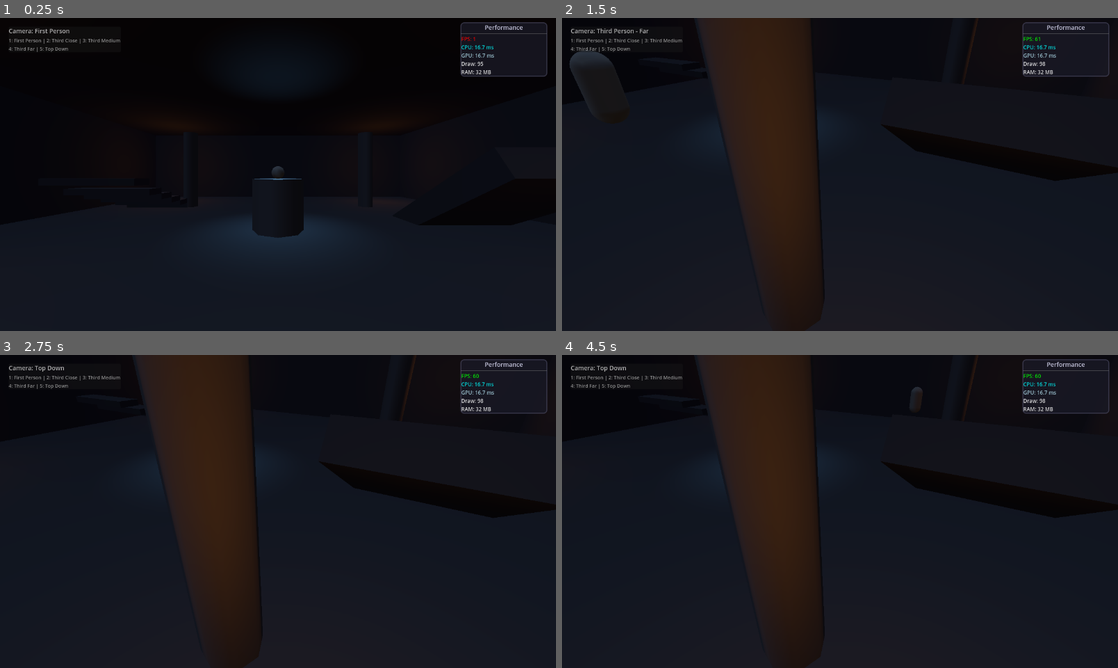
Above: before the commit, frames 1-4 (two rows, left to right).
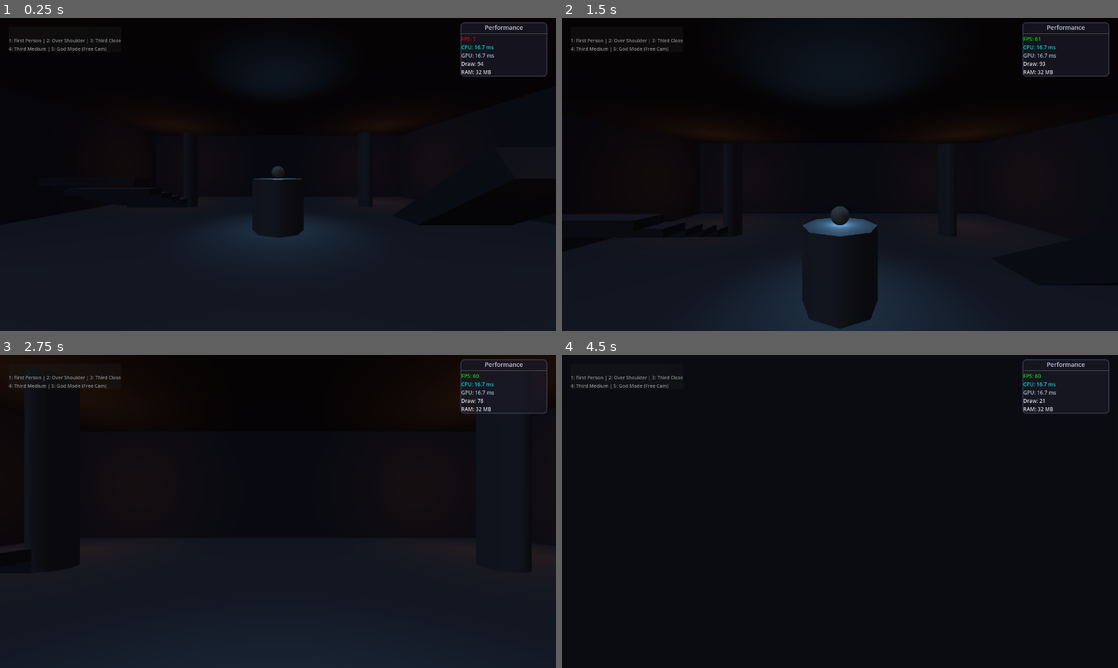
Above: after the commit, the same moments.

Repository: alanops/brackeys-gamejam-2025
Game: Godot game, scene res://src/scenes/DungeonRoomFixed.tscn
Two runs of this game, one before a commit and one after it. Both use one fixed random seed, a clock stepped at 60 frames per second and the inputs below.
Inputs (mouse positions are in pixels of both pictures, inside the frame that each line leads up to):
- Up to frame 1 (0.25 s): no input
- Up to frame 2 (1.5 s): move the mouse to (867, 174) at 0.52 s; hold 2 (camera_third_close) 0.53-1.28 s; hold W (move_forward) from 0.53 s (still down); tap Space (jump) at 0.77, 1.07 s; tap 4 (camera_third_far) at 0.8, 1.35 s; move the mouse to (812, 174) at 1.27 s
- Up to frame 3 (2.75 s): keep holding W (move_forward); tap Space (jump) at 1.52, 1.82 s; tap 3 (camera_third_medium) at 1.55 s; move the mouse to (289, 505) at 2.02 s; hold 3 (camera_third_medium) from 2.03 s (still down); tap 5 (camera_top_down) at 2.3 s
- Up to frame 4 (4.5 s): keep holding W (move_forward); move the mouse to (834, 517) at 2.77 s; release 3 (camera_third_medium) at 2.78 s; tap 5 (camera_top_down) at 2.85 s; tap Space (jump) at 3.02, 3.32, 3.77, 3.8, 4.07, 4.35 s; tap Shift (sprint) at 3.05 s; move the mouse to (878, 514) at 3.52 s; hold Shift (sprint) 3.53-4.28 s; move the mouse to (795, 508) at 4.27 s

The runs differ from the first frame. In frame 1, 0.3% of the frame differs, in the area x 1-87%, y 3-16%; in frame 2, 18%, in the area x 1-100%, y 0-100%; in frame 3, 14%; in frame 4, 14%.
Error after the commit: Parse Error: Cannot find member "THIRD_PERSON_TOP_DOWN" in base "CameraController.gd.CameraMode". (res://src/scripts/CameraController.gd:270)

Commit message:
Add over-the-shoulder camera and god mode free camera
- Added OVER_THE_SHOULDER camera mode with closer, offset positioning
- Added GOD_MODE free flying camera with WASD movement and mouse look
- Repositioned camera modes: 1=First Person, 2=Over Shoulder, 3=Close, 4=Medium, 5=God Mode
- God mode camera supports sprint for faster movement and full 6DOF control
- Updated camera overlay help text to reflect new modes
- Enhanced mouse look handling for different camera types

Perfect for debugging levels and cinematic shots\!

Diff:
--- a/src/scripts/CameraController.gd
+++ b/src/scripts/CameraController.gd
@@ -4,10 +4,11 @@
 
 enum CameraMode {
 	FIRST_PERSON,
+	OVER_THE_SHOULDER,
 	THIRD_PERSON_CLOSE,
 	THIRD_PERSON_MEDIUM,
 	THIRD_PERSON_FAR,
-	THIRD_PERSON_TOP_DOWN
+	GOD_MODE
 }
 
 @export var camera_mode: CameraMode = CameraMode.FIRST_PERSON
@@ -21,6 +22,7 @@
 var player: CharacterBody3D
 var first_person_camera: Camera3D
 var third_person_camera: Camera3D
+var god_mode_camera: Camera3D
 var camera_pivot: Node3D
 var camera_arm: Node3D
 
@@ -38,32 +40,36 @@
 
 # Third person camera settings with improved tracking
 var third_person_distances = {
+	CameraMode.OVER_THE_SHOULDER: 2.2,
 	CameraMode.THIRD_PERSON_CLOSE: 3.0,
 	CameraMode.THIRD_PERSON_MEDIUM: 5.5,
 	CameraMode.THIRD_PERSON_FAR: 8.5,
-	CameraMode.THIRD_PERSON_TOP_DOWN: 10.0
+	CameraMode.GOD_MODE: 0.0  # Not used in god mode
 }
 
 var third_person_heights = {
+	CameraMode.OVER_THE_SHOULDER: 1.4,
 	CameraMode.THIRD_PERSON_CLOSE: 1.8,
 	CameraMode.THIRD_PERSON_MEDIUM: 2.2,
 	CameraMode.THIRD_PERSON_FAR: 2.8,
-	CameraMode.THIRD_PERSON_TOP_DOWN: 12.0
+	CameraMode.GOD_MODE: 0.0  # Not used in god mode
 }
 
 var third_person_angles = {
+	CameraMode.OVER_THE_SHOULDER: -5.0,
 	CameraMode.THIRD_PERSON_CLOSE: -8.0,
 	CameraMode.THIRD_PERSON_MEDIUM: -12.0,
 	CameraMode.THIRD_PERSON_FAR: -18.0,
-	CameraMode.THIRD_PERSON_TOP_DOWN: -75.0
+	CameraMode.GOD_MODE: 0.0  # Not used in god mode
 }
 
 # Camera behavior settings per mode
 var tracking_settings = {
+	CameraMode.OVER_THE_SHOULDER: {"speed": 18.0, "offset": Vector3(1.2, 0, 0)},
 	CameraMode.THIRD_PERSON_CLOSE: {"speed": 15.0, "offset": Vector3(0.5, 0, 0)},
 	CameraMode.THIRD_PERSON_MEDIUM: {"speed": 12.0, "offset": Vector3(0.8, 0, 0)},
 	CameraMode.THIRD_PERSON_FAR: {"speed": 10.0, "offset": Vector3(1.2, 0, 0)},
-	CameraMode.THIRD_PERSON_TOP_DOWN: {"speed": 8.0, "offset": Vector3(0, 0, 0)}
+	CameraMode.GOD_MODE: {"speed": 20.0, "offset": Vector3(0, 0, 0)}
 }
 
 var target_position: Vector3
@@ -92,6 +98,13 @@
 	third_person_camera.fov = 75.0
 	camera_arm.add_child(third_person_camera)
 
+	# Create god mode camera
+	god_mode_camera = Camera3D.new()
+	god_mode_camera.name = "GodModeCamera"
+	god_mode_camera.fov = 75.0
+	player.add_child(god_mode_camera)
+	god_mode_camera.position = Vector3(0, 5, 5)
+
 	# Initialize camera positions
 	update_camera_mode()
 
@@ -103,40 +116,50 @@
 		print("Switching to first person camera")
 		set_camera_mode(CameraMode.FIRST_PERSON)
 	elif event.is_action_pressed("camera_third_close"):
+		print("Switching to over the shoulder camera")
+		set_camera_mode(CameraMode.OVER_THE_SHOULDER)
+	elif event.is_action_pressed("camera_third_medium"):
 		print("Switching to third person close camera")
 		set_camera_mode(CameraMode.THIRD_PERSON_CLOSE)
-	elif event.is_action_pressed("camera_third_medium"):
+	elif event.is_action_pressed("camera_third_far"):
 		print("Switching to third person medium camera")
 		set_camera_mode(CameraMode.THIRD_PERSON_MEDIUM)
-	elif event.is_action_pressed("camera_third_far"):
-		print("Switching to third person far camera")
-		set_camera_mode(CameraMode.THIRD_PERSON_FAR)
 	elif event.is_action_pressed("camera_top_down"):
-		print("Switching to top down camera")
-		set_camera_mode(CameraMode.THIRD_PERSON_TOP_DOWN)
-
-	# Handle mouse look for third person with idle detection
-	if camera_mode != CameraMode.FIRST_PERSON and event is InputEventMouseMotion and Input.get_mouse_mode() == Input.MOUSE_MODE_CAPTURED:
+		print("Switching to god mode camera")
+		set_camera_mode(CameraMode.GOD_MODE)
+
+	# Handle mouse look for different camera modes
+	if event is InputEventMouseMotion and Input.get_mouse_mode() == Input.MOUSE_MODE_CAPTURED:
 		var mouse_delta = event.relative * mouse_sensitivity
 
-		# Reset idle timer on mouse movement
-		idle_timer = 0.0
-
-		# Rotate the pivot horizontally (Y axis)
-		camera_pivot.rotate_y(-mouse_delta.x)
-
-		# Rotate the camera vertically with better limits per mode
-		var pitch_limit = 60.0
-		if camera_mode == CameraMode.THIRD_PERSON_TOP_DOWN:
-			pitch_limit = 30.0  # More restricted for top-down
-
-		var current_x_rot = camera_arm.rotation.x
-		var new_x_rot = current_x_rot + (-mouse_delta.y)
-		new_x_rot = clamp(new_x_rot, deg_to_rad(-pitch_limit), deg_to_rad(pitch_limit))
-		camera_arm.rotation.x = new_x_rot
+		if camera_mode == CameraMode.GOD_MODE:
+			# God mode: rotate camera directly
+			god_mode_camera.rotate_y(-mouse_delta.x)
+			god_mode_camera.rotate_object_local(Vector3(1, 0, 0), -mouse_delta.y)
+			# Clamp pitch for god mode
+			var euler = god_mode_camera.rotation
+			euler.x = clamp(euler.x, -PI/2, PI/2)
+			god_mode_camera.rotation = euler
+		elif camera_mode != CameraMode.FIRST_PERSON:
+			# Third person modes
+			# Reset idle timer on mouse movement
+			idle_timer = 0.0
+
+			# Rotate the pivot horizontally (Y axis)
+			camera_pivot.rotate_y(-mouse_delta.x)
+
+			# Rotate the camera vertically with better limits per mode
+			var pitch_limit = 60.0
+
+			var current_x_rot = camera_arm.rotation.x
+			var new_x_rot = current_x_rot + (-mouse_delta.y)
+			new_x_rot = clamp(new_x_rot, deg_to_rad(-pitch_limit), deg_to_rad(pitch_limit))
+			camera_arm.rotation.x = new_x_rot
 
 func _process(delta):
-	if camera_mode != CameraMode.FIRST_PERSON:
+	if camera_mode == CameraMode.GOD_MODE:
+		update_god_mode_camera(delta)
+	elif camera_mode != CameraMode.FIRST_PERSON:
 		update_third_person_camera(delta)
 		update_camera_tracking(delta)
 		update_auto_rotation(delta)
@@ -152,13 +175,23 @@
 			print("Setting first person camera active")
 			first_person_camera.current = true
 			third_person_camera.current = false
+			god_mode_camera.current = false
 			# Hide player mesh in first person if visible
 			if player.has_node("MeshInstance3D"):
 				player.get_node("MeshInstance3D").visible = false
+		CameraMode.GOD_MODE:
+			print("Setting god mode camera active")
+			first_person_camera.current = false
+			third_person_camera.current = false
+			god_mode_camera.current = true
+			# Show player mesh in god mode
+			if player.has_node("MeshInstance3D"):
+				player.get_node("MeshInstance3D").visible = true
 		_:
 			print("Setting third person camera active")
 			first_person_camera.current = false
 			third_person_camera.current = true
+			god_mode_camera.current = false
 			# Show player mesh in third person
 			if player.has_node("MeshInstance3D"):
 				player.get_node("MeshInstance3D").visible = true
@@ -306,17 +339,35 @@
 
 	return target_pos
 
+func update_god_mode_camera(delta):
+	# God mode camera - free flying camera with WASD + mouse
+	var speed = 10.0
+	if Input.is_action_pressed("sprint"):
+		speed *= 2.0
+
+	# Get movement input
+	var input_dir = Vector3()
+	input_dir.x = Input.get_action_strength("move_right") - Input.get_action_strength("move_left")
+	input_dir.z = Input.get_action_strength("move_back") - Input.get_action_strength("move_forward")
+	input_dir.y = Input.get_action_strength("jump") - Input.get_action_strength("move_down")
+
+	# Transform movement relative to camera orientation
+	var movement = god_mode_camera.global_transform.basis * input_dir
+	god_mode_camera.global_position += movement.normalized() * speed * delta
+
 func get_camera_mode_name() -> String:
 	match camera_mode:
 		CameraMode.FIRST_PERSON:
 			return "First Person"
+		CameraMode.OVER_THE_SHOULDER:
+			return "Over The Shoulder"
 		CameraMode.THIRD_PERSON_CLOSE:
 			return "Third Person - Close"
 		CameraMode.THIRD_PERSON_MEDIUM:
 			return "Third Person - Medium"
 		CameraMode.THIRD_PERSON_FAR:
 			return "Third Person - Far"
-		CameraMode.THIRD_PERSON_TOP_DOWN:
-			return "Top Down"
+		CameraMode.GOD_MODE:
+			return "God Mode (Free Cam)"
 		_:
 			return "Unknown"
--- a/src/scripts/CameraOverlay.gd
+++ b/src/scripts/CameraOverlay.gd
@@ -25,7 +25,7 @@
 
 	# Help text
 	help_label = Label.new()
-	help_label.text = "1: First Person | 2: Third Close | 3: Third Medium\n4: Third Far | 5: Top Down"
+	help_label.text = "1: First Person | 2: Over Shoulder | 3: Third Close\n4: Third Medium | 5: God Mode (Free Cam)"
 	help_label.add_theme_font_size_override("font_size", 11)
 	help_label.add_theme_color_override("font_color", Color.GRAY)
 	vbox.add_child(help_label)
